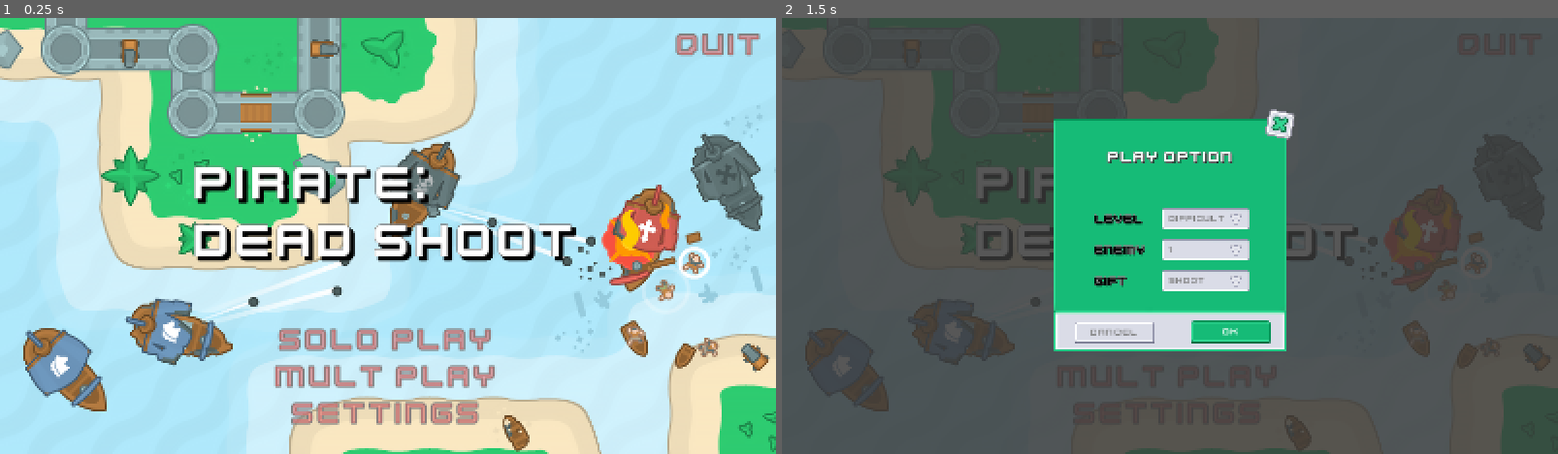
Above: before the commit, frames 1-2 (left to right).
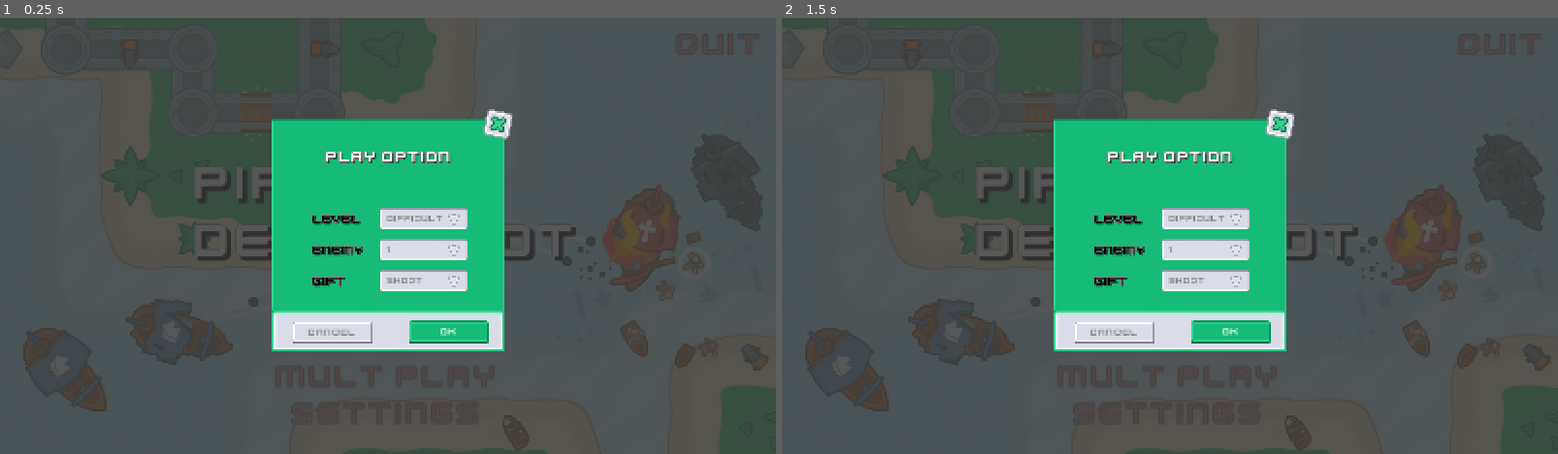
Above: after the commit, the same moments.

Repository: natsufumij-hut/albertgame-shoot
Game: Godot game, scene res://scenes/start_scene.tscn
The game is run twice, just before and just after one commit, with the same random seed, the same clock (stepped at 60 frames per second) and the same inputs. The project has no main scene, so this scene is started directly.
Inputs:
- Up to frame 1 (0.25 s): no input
- Up to frame 2 (1.5 s): click "solo play" at 0.5 s; click "solo play" at 1.25 s

The runs differ from the first frame. In frame 1, 99% of the frame differs, in the area x 0-100%, y 0-100%; in frame 2, nothing differs.

Commit message:
修改了加载进度条样式、添加了加载界面

Diff:
--- a/resources/themes/global.tres
+++ b/resources/themes/global.tres
@@ -63,6 +63,24 @@
 texture_margin_right = 5.50602
 texture_margin_bottom = 5.74541
 
+[sub_resource type="StyleBoxFlat" id="StyleBoxFlat_5tkca"]
+bg_color = Color(0.862745, 0.862745, 0.862745, 1)
+border_width_left = 2
+border_width_top = 2
+border_width_right = 2
+border_width_bottom = 2
+corner_radius_top_left = 10
+corner_radius_bottom_right = 10
+
+[sub_resource type="StyleBoxFlat" id="StyleBoxFlat_j5heg"]
+bg_color = Color(0.282353, 0.317647, 0.6, 1)
+border_width_left = 2
+border_width_top = 2
+border_width_right = 2
+border_width_bottom = 2
+corner_radius_top_left = 10
+corner_radius_bottom_right = 10
+
 [resource]
 Button/colors/font_color = Color(0.921569, 0.423529, 0.423529, 0.541176)
 Button/colors/font_focus_color = Color(0.728173, 0.127959, 0.30909, 1)
@@ -113,3 +131,5 @@
 PopupMenu/icons/radio_checked = ExtResource("4_5tkca")
 PopupMenu/icons/radio_unchecked = ExtResource("5_j5heg")
 PopupMenu/styles/panel = SubResource("StyleBoxTexture_dkwn6")
+ProgressBar/styles/background = SubResource("StyleBoxFlat_5tkca")
+ProgressBar/styles/fill = SubResource("StyleBoxFlat_j5heg")
--- /dev/null
+++ b/scenes/load_scene.gd
@@ -0,0 +1,50 @@
+extends Node2D
+
+var loader
+var progress: Array
+@export var scene_path: String = ""  # 替换为你要加载的场景路径
+@onready var target_node: Node2D = $TargetNode
+@onready var animation_player: AnimationPlayer = $HUD/AnimationPlayer
+@onready var progress_bar: ProgressBar = $HUD/ColorRect2/ProgressBar
+@onready var loadper: Label = $HUD/ColorRect2/loadper
+@onready var loadtext: Label = $HUD/ColorRect2/loadtext
+
+func _ready():
+	# 开始异步加载场景
+	if scene_path:
+		loader = ResourceLoader.load_threaded_request(scene_path)
+		if loader == null:
+			print("Failed to start loading scene.")
+			return
+
+func _process(delta: float) -> void:
+	if loader == null:
+		return
+
+	# 检查加载状态
+	var load_status = ResourceLoader.load_threaded_get_status(scene_path, progress)
+	match load_status:
+		ResourceLoader.THREAD_LOAD_IN_PROGRESS:
+			update_progress()
+		ResourceLoader.THREAD_LOAD_LOADED:
+			loadtext.text = "load complete"
+			update_progress()
+			# 加载完成，切换到新场景
+			var loaded_scene: PackedScene = ResourceLoader.load_threaded_get(scene_path)
+			if loaded_scene:
+				var target_node_ins = loaded_scene.instantiate()
+				target_node.add_child(target_node_ins)
+				animation_player.play("close_loader")
+			else:
+				print("Failed to load scene.")
+			loader = null
+		ResourceLoader.THREAD_LOAD_FAILED:
+			# 加载失败
+			print("Failed to load scene.")
+			loader = null
+
+func update_progress() -> void:
+	# 更新进度显示
+	var prg = progress[0]
+	progress_bar.value = prg*100.0
+	loadper.text = String.num(progress_bar.value)+"%"
--- /dev/null
+++ b/scenes/load_scene.tscn
@@ -0,0 +1,195 @@
+[gd_scene load_steps=7 format=3 uid="uid://d3cj368dlvwxh"]
+
+[ext_resource type="Script" uid="uid://bnqpgilyksvdo" path="res://scenes/load_scene.gd" id="1_qkot4"]
+[ext_resource type="Texture2D" uid="uid://bxf61mmt54pgu" path="res://assets/images/shipsMiscellaneous_vector.svg" id="2_aaim2"]
+
+[sub_resource type="AtlasTexture" id="AtlasTexture_4fjlr"]
+atlas = ExtResource("2_aaim2")
+region = Rect2(227, 43, 66, 113)
+
+[sub_resource type="Animation" id="Animation_4fjlr"]
+length = 0.001
+tracks/0/type = "value"
+tracks/0/imported = false
+tracks/0/enabled = true
+tracks/0/path = NodePath("HUD/ColorRect:position")
+tracks/0/interp = 1
+tracks/0/loop_wrap = true
+tracks/0/keys = {
+"times": PackedFloat32Array(0),
+"transitions": PackedFloat32Array(1),
+"update": 0,
+"values": [Vector2(0, 0)]
+}
+tracks/1/type = "value"
+tracks/1/imported = false
+tracks/1/enabled = true
+tracks/1/path = NodePath("HUD/ColorRect2:position")
+tracks/1/interp = 1
+tracks/1/loop_wrap = true
+tracks/1/keys = {
+"times": PackedFloat32Array(0),
+"transitions": PackedFloat32Array(1),
+"update": 0,
+"values": [Vector2(0, 450)]
+}
+tracks/2/type = "value"
+tracks/2/imported = false
+tracks/2/enabled = true
+tracks/2/path = NodePath("HUD:visible")
+tracks/2/interp = 1
+tracks/2/loop_wrap = true
+tracks/2/keys = {
+"times": PackedFloat32Array(0),
+"transitions": PackedFloat32Array(1),
+"update": 1,
+"values": [true]
+}
+
+[sub_resource type="Animation" id="Animation_aaim2"]
+resource_name = "close_loader"
+length = 2.4
+tracks/0/type = "value"
+tracks/0/imported = false
+tracks/0/enabled = true
+tracks/0/path = NodePath("HUD/ColorRect:position")
+tracks/0/interp = 2
+tracks/0/loop_wrap = true
+tracks/0/keys = {
+"times": PackedFloat32Array(1, 2.36667),
+"transitions": PackedFloat32Array(1, 1),
+"update": 0,
+"values": [Vector2(0, 0), Vector2(-1617, 0)]
+}
+tracks/1/type = "value"
+tracks/1/imported = false
+tracks/1/enabled = true
+tracks/1/path = NodePath("HUD/ColorRect2:position")
+tracks/1/interp = 2
+tracks/1/loop_wrap = true
+tracks/1/keys = {
+"times": PackedFloat32Array(1, 2.36667),
+"transitions": PackedFloat32Array(1, 1),
+"update": 0,
+"values": [Vector2(0, 450), Vector2(1616, 450)]
+}
+tracks/2/type = "value"
+tracks/2/imported = false
+tracks/2/enabled = true
+tracks/2/path = NodePath("HUD:visible")
+tracks/2/interp = 1
+tracks/2/loop_wrap = true
+tracks/2/keys = {
+"times": PackedFloat32Array(1, 2.36667),
+"transitions": PackedFloat32Array(1, 1),
+"update": 1,
+"values": [true, false]
+}
+
+[sub_resource type="AnimationLibrary" id="AnimationLibrary_4fjlr"]
+_data = {
+&"RESET": SubResource("Animation_4fjlr"),
+&"close_loader": SubResource("Animation_aaim2")
+}
+
+[node name="load_scene" type="Node2D"]
+script = ExtResource("1_qkot4")
+
+[node name="TargetNode" type="Node2D" parent="."]
+
+[node name="HUD" type="CanvasLayer" parent="."]
+
+[node name="ColorRect" type="ColorRect" parent="HUD"]
+anchors_preset = 10
+anchor_right = 1.0
+offset_bottom = 450.0
+grow_horizontal = 2
+color = Color(0.219608, 0.219608, 0.219608, 1)
+
+[node name="Tit" type="Label" parent="HUD/ColorRect"]
+layout_mode = 1
+offset_left = 101.0
+offset_top = 81.0
+offset_right = 181.0
+offset_bottom = 126.0
+theme_override_font_sizes/font_size = 40
+text = "tip"
+
+[node name="Icon" type="TextureRect" parent="HUD/ColorRect"]
+layout_mode = 1
+offset_left = 116.0
+offset_top = 165.0
+offset_right = 182.0
+offset_bottom = 278.0
+texture = SubResource("AtlasTexture_4fjlr")
+
+[node name="Label" type="Label" parent="HUD/ColorRect"]
+layout_mode = 1
+offset_left = 227.0
+offset_top = 165.0
+offset_right = 700.0
+offset_bottom = 246.0
+theme_override_font_sizes/font_size = 36
+text = "单人游戏时、不同阵营的船会有不同的颜色。"
+autowrap_mode = 3
+
+[node name="AnimationPlayer" type="AnimationPlayer" parent="HUD"]
+root_node = NodePath("../..")
+libraries = {
+&"": SubResource("AnimationLibrary_4fjlr")
+}
+
+[node name="ColorRect2" type="ColorRect" parent="HUD"]
+anchors_preset = 12
+anchor_top = 1.0
+anchor_right = 1.0
+anchor_bottom = 1.0
+offset_top = -450.0
+grow_horizontal = 2
+grow_vertical = 0
+color = Color(0.219608, 0.219608, 0.219608, 1)
+
+[node name="ProgressBar" type="ProgressBar" parent="HUD/ColorRect2"]
+custom_minimum_size = Vector2(1400, 44)
+layout_mode = 1
+anchors_preset = 12
+anchor_top = 1.0
+anchor_right = 1.0
+anchor_bottom = 1.0
+offset_left = 81.0
+offset_top = -76.0
+offset_right = -119.0
+offset_bottom = -32.0
+grow_horizontal = 2
+grow_vertical = 0
+show_percentage = false
+
+[node name="loadtext" type="Label" parent="HUD/ColorRect2"]
+layout_mode = 1
+anchors_preset = 2
+anchor_top = 1.0
+anchor_bottom = 1.0
+offset_left = 96.0
+offset_top = -123.0
+offset_right = 298.0
+offset_bottom = -87.0
+grow_vertical = 0
+theme_override_font_sizes/font_size = 32
+text = "loading..."
+
+[node name="loadper" type="Label" parent="HUD/ColorRect2"]
+layout_mode = 1
+anchors_preset = 3
+anchor_left = 1.0
+anchor_top = 1.0
+anchor_right = 1.0
+anchor_bottom = 1.0
+offset_left = -334.0
+offset_top = -123.0
+offset_right = -132.0
+offset_bottom = -87.0
+grow_horizontal = 0
+grow_vertical = 0
+theme_override_font_sizes/font_size = 32
+text = "0%"
+horizontal_alignment = 2
--- a/scenes/start_scene.tscn
+++ b/scenes/start_scene.tscn
@@ -97,7 +97,6 @@
 text = "QUIT"
 
 [node name="SoloOption" type="Control" parent="HUD"]
-visible = false
 layout_mode = 3
 anchors_preset = 15
 anchor_right = 1.0
@@ -299,4 +298,5 @@
 
 [connection signal="pressed" from="HUD/Titled/Menu/Solo" to="." method="_on_solo_pressed"]
 [connection signal="pressed" from="HUD/Titled/Quit" to="." method="_on_quit_pressed"]
+[connection signal="pressed" from="HUD/SoloOption/Option/Panel2/cancel" to="." method="_on_solo_close_pressed"]
 [connection signal="pressed" from="HUD/SoloOption/Option/SoloClose" to="." method="_on_solo_close_pressed"]
Not shown: 1 places in resources/themes/global.tres that only renumber resources
Not shown, added: scenes/load_scene.gd.uid
